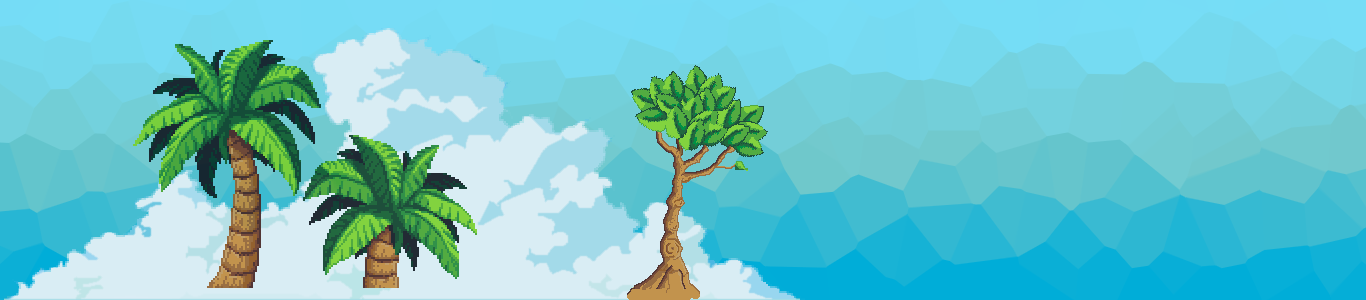
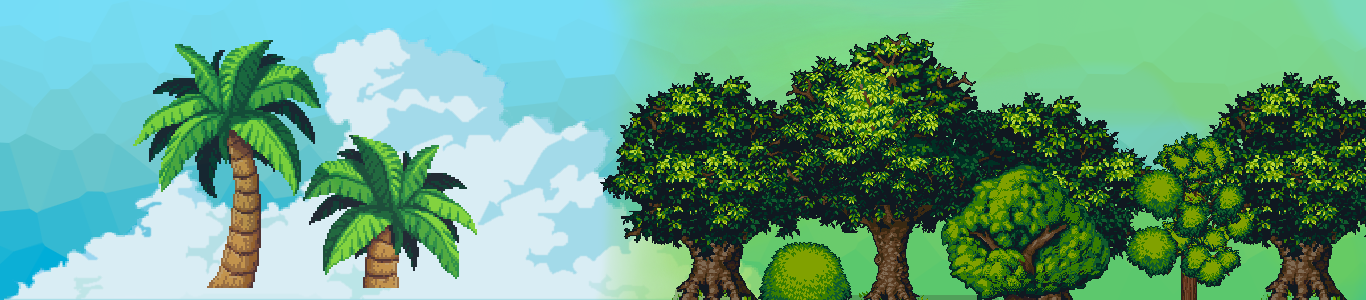
Revision of a layered 1366px x 300px image; what changed, layer by layer:
added layer "Capa 20" above "Capa 19" over [1126, 132, 1254, 300]
added layer "Capa 19" above "Capa 18" over [941, 164, 1111, 300]
added layer "Capa 18" above "Capa 17" over [758, 242, 852, 300]
added layer "Capa 17" above "Capa 22" over [750, 32, 1021, 300]
added layer "Capa 22" above "Capa 21" over [1189, 72, 1366, 300]
added layer "Capa 21" above "Capa 16" over [930, 92, 1171, 300]
moved "Capa 16" above "Capa 23", painted on it over [600, 72, 841, 300]
renamed "Capa 11" to "Capa 23", painted on it over [595, 0, 1366, 300]
hid "Capa 15", painted on it over [627, 128, 738, 300]
